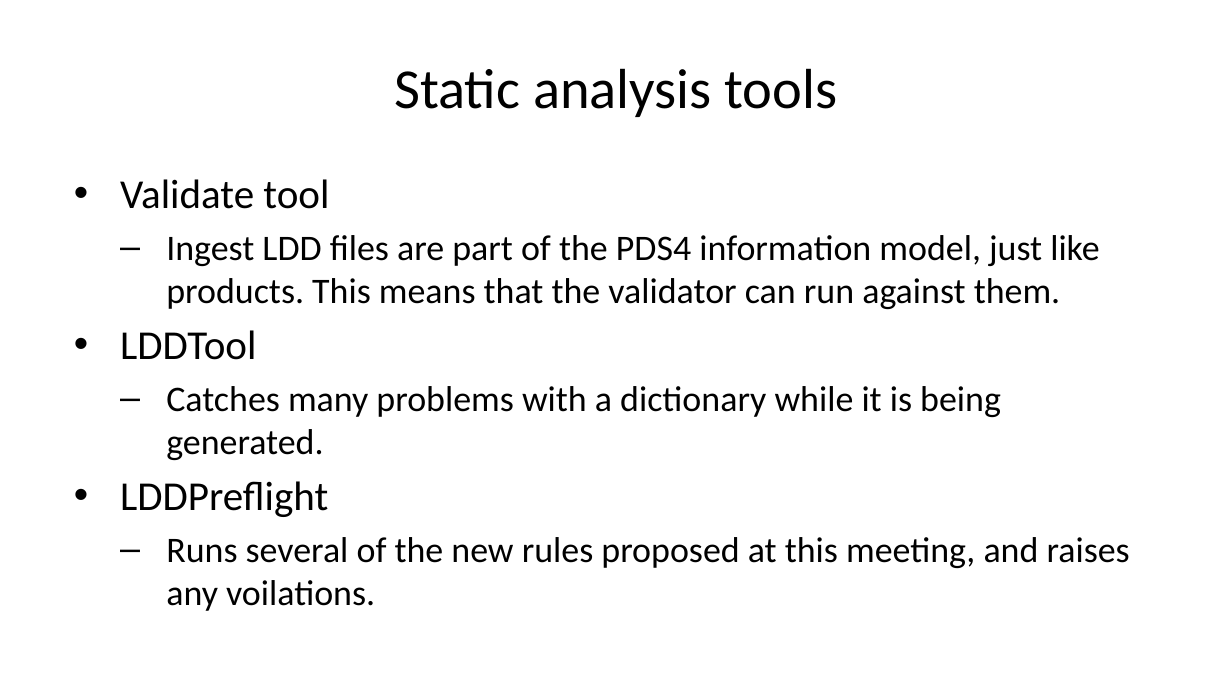
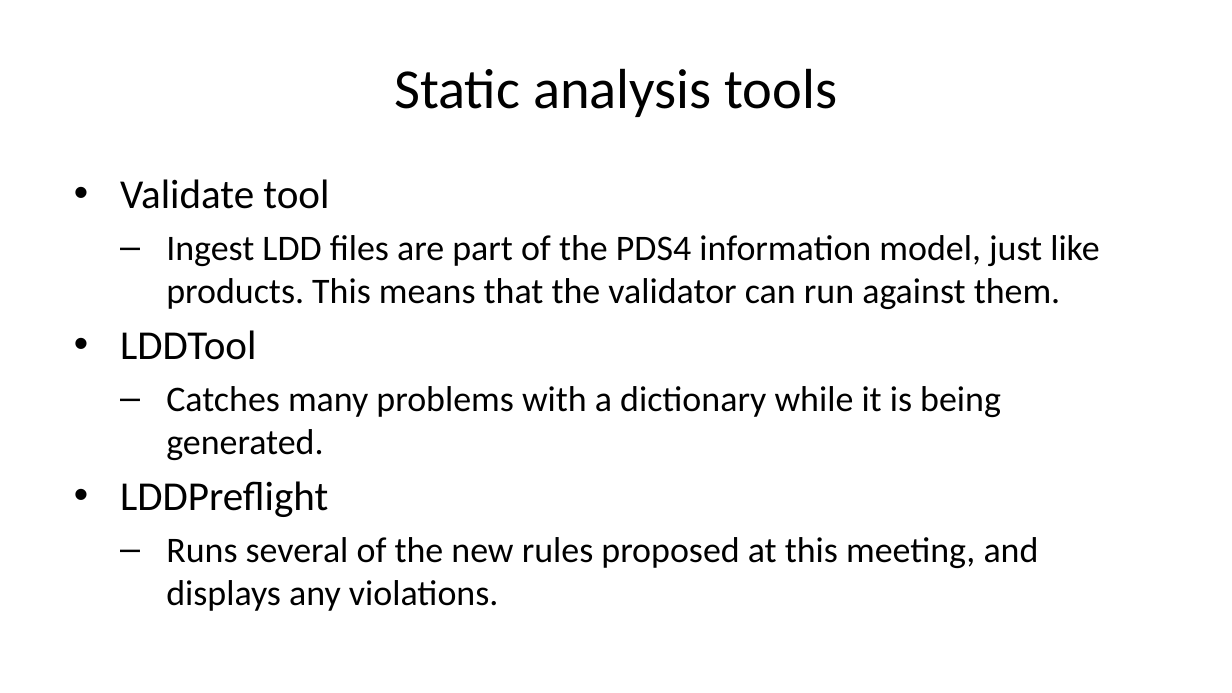
Before and after one commit to sbn-psi/dmsp, a slide deck: slide 11 of LDDTesting/stone-LDDTestingOverview.pptx. Drawn at 1232x693 pixels with LibreOffice and Linux fonts; fonts in the diff are those of the drawing. Boxes give left, top, right and bottom in pixels: in the first picture for what was removed or moved away, otherwise in the second. Text is boxed around its words. In the diff, an @@ line names an element or a change of style, - is before the commit and + after.

```diff
--- a/LDDTesting/stone-LDDTestingOverview.pptx
+++ b/LDDTesting/stone-LDDTestingOverview.pptx
@@ text at [166,537,1039,611]: text changed @@
-  – Runs several of the new rules proposed at this meeting, and raises any voilations.
+  – Runs several of the new rules proposed at this meeting, and displays any violations.
```
Also in this commit, not shown: 3 other slides changed, 5 other files.
